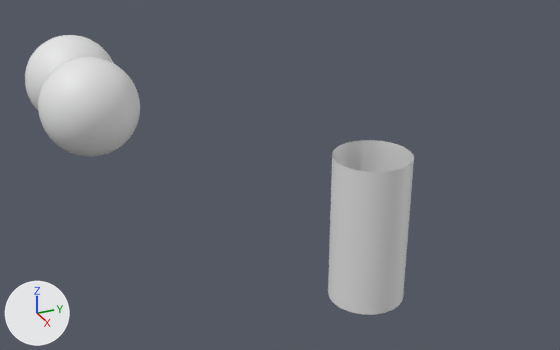
A saved change to the FBX model Assets/Game/VisualEffects/vfx_objects.fbx.
Camera for both pictures: a camera (50 mm lens) standing at (15.09, -9.29, 9.48) and looking at (-0.94, -2.08, 1.46). The lights are fixed; the arrows at lower left show +X, +Y and +Z. The older version comes first.

In view in the first picture: 'vfx_sphere_cube', 'vfx_sphere_uv', 'vfx_water_tube'.
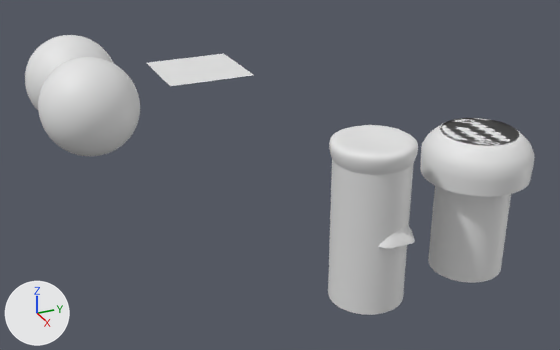
Scene script edits in JSON lines:
```json
{"op": "add", "block": "me_cube_017", "code": ["me_cube_017 = bpy.data.meshes.new('Cube.017')", "me_cube_017.from_pydata(...)  # 687 vertices, 660 faces; spans x -1.16..1.16, y -0.41..0.97, z -0.01..1.09"]}
{"op": "add", "block": "me_plane", "code": ["me_plane = bpy.data.meshes.new('Plane')", "me_plane.from_pydata(...)  # 14884 vertices, 14641 faces; spans x -0.99..0.99, y -0.99..0.99, z 0.0"]}
{"op": "add", "block": "me_cylinder_011", "code": ["me_cylinder_011 = bpy.data.meshes.new('Cylinder.011')", "me_cylinder_011.from_pydata(...)  # 273 vertices, 256 faces; spans x -1.45..1.45, y -1.45..1.45, z 0.8..2.0"]}
{"op": "add", "block": "me_cube_014", "code": ["me_cube_014 = bpy.data.meshes.new('Cube.014')", "me_cube_014.from_pydata(...)  # 1497 vertices, 1452 faces; spans x -1.08..1.08, y -1.08..1.08, z -0.14..0.38"]}
{"op": "add", "block": "me_cylinder_012", "code": ["me_cylinder_012 = bpy.data.meshes.new('Cylinder.012')", "me_cylinder_012.from_pydata(...)  # 721 vertices, 704 faces; spans x -1.0..1.0, y -1.0..1.0, z -2.0..2.0"]}
{"op": "add", "block": "ob_vfx_wave", "code": ["ob_vfx_wave = bpy.data.objects.new('vfx_wave', me_cube_017)", "ob_vfx_wave.location = (0.0, 0.0, 0.0)"]}
{"op": "add", "block": "ob_vfx_ocean", "code": ["ob_vfx_ocean = bpy.data.objects.new('vfx_ocean', me_plane)", "ob_vfx_ocean.location = (-1.66, -3.83, 4.21)"]}
{"op": "add", "block": "ob_vfx_water_tube_2_cap", "code": ["ob_vfx_water_tube_2_cap = bpy.data.objects.new('vfx_water_tube_2_cap', me_cylinder_011)", "ob_vfx_water_tube_2_cap.location = (0.0, 3.19, 0.13)"]}
{"op": "add", "block": "ob_vfx_water_tube_cap", "code": ["ob_vfx_water_tube_cap = bpy.data.objects.new('vfx_water_tube_cap', me_cube_014)", "ob_vfx_water_tube_cap.location = (0.0, 0.0, 2.06)"]}
{"op": "add", "block": "ob_vfx_water_tube_2", "code": ["ob_vfx_water_tube_2 = bpy.data.objects.new('vfx_water_tube_2', me_cylinder_012)", "ob_vfx_water_tube_2.location = (0.0, 3.19, 0.13)"]}
```

Boxes [x1, y1, x2, y2] around the edits, measured in the pictures (560 x 350 px):
```json
{"object": "vfx_water_tube_2", "change": "added", "after": [428, 118, 519, 283]}
{"object": "vfx_water_tube_2_cap", "change": "added", "after": [420, 123, 535, 197]}
{"object": "vfx_water_tube_cap", "change": "added", "after": [329, 125, 418, 175]}
{"object": "vfx_ocean", "change": "added", "after": [147, 54, 253, 86]}
{"object": "vfx_wave", "change": "added", "after": [378, 226, 415, 248]}
```
